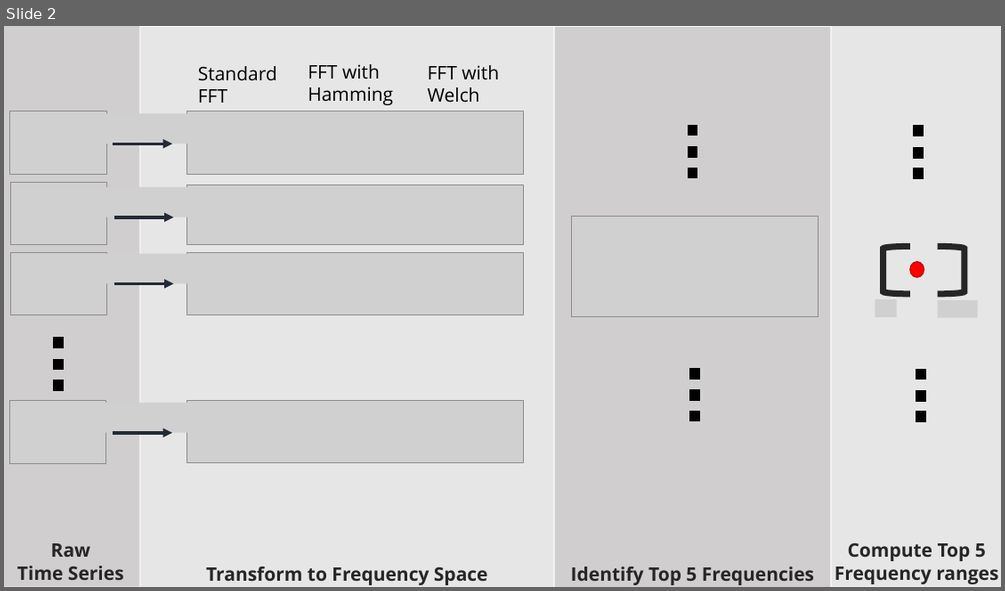
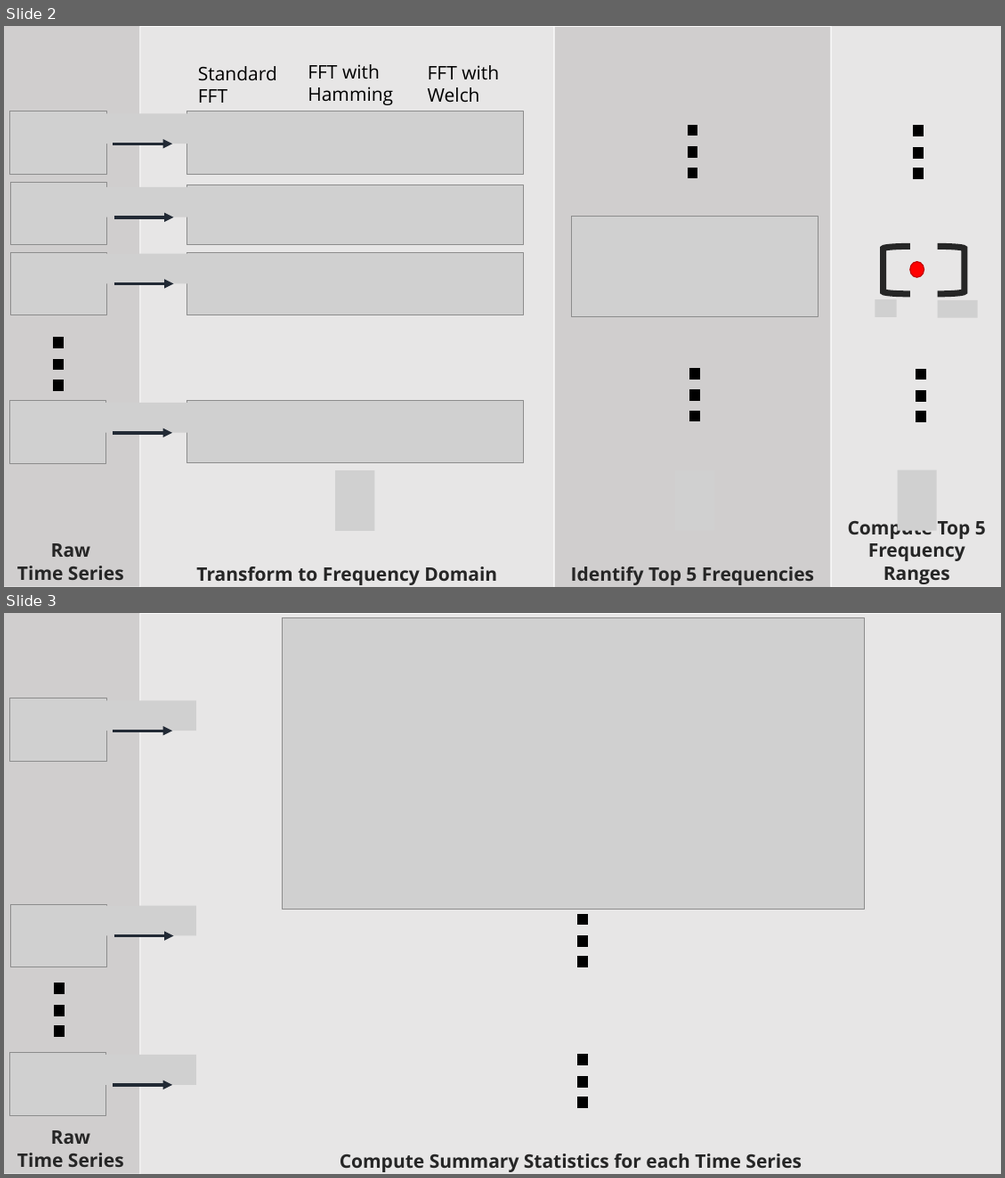
Before and after one commit to philippbeer/593_master_thesis, a slide deck: img/process.pptx. Shown one above the other, each under a label of ours: slide 2 before the commit, slides 2 and 3 after it. The pictures are 1005x591 and 1005x1178 pixels, drawn with LibreOffice and Linux fonts; fonts in the diff are those of the drawing; grey boxes stand for pictures. Boxes give left, top, right and bottom in pixels: in the first picture for what was removed or moved away, otherwise in the second. Text is boxed around its words. In the diff, an @@ line names an element or a change of style, - is before the commit and + after.

```diff
--- a/img/process.pptx
+++ b/img/process.pptx
@@ slide 3 added at (4,613,1001,1174), background #FFFFFF @@
@@ rectangle added at (4,613,140,1174), fill #D0CECE, 18 pt, text #262626, bold @@
+Raw
+Time Series
@@ rectangle added at (141,614,1001,1174), fill #E7E6E6, 18 pt, text #262626, bold @@
+Compute Summary Statistics for each Time Series
@@ picture added at (283,618,864,910) @@
@@ picture added at (10,698,107,761) @@
@@ picture added at (91,700,196,730) @@
@@ arrow added from (113, 731) to (172, 731), #222A35 3 pt @@
@@ picture added at (11,905,107,967) @@
@@ picture added at (91,906,196,935) @@
@@ rectangle added at (577,915,587,925), fill #000000, outline #000000 1 pt @@
@@ arrow added from (114, 936) to (174, 936), #222A35 3 pt @@
@@ rectangle added at (577,936,587,947), fill #000000, outline #000000 1 pt @@
@@ rectangle added at (577,957,587,967), fill #000000, outline #000000 1 pt @@
@@ rectangle added at (54,983,64,994), fill #000000, outline #000000 1 pt @@
@@ rectangle added at (54,1005,64,1016), fill #000000, outline #000000 1 pt @@
@@ rectangle added at (54,1026,64,1037), fill #000000, outline #000000 1 pt @@
@@ picture added at (10,1053,106,1116) @@
@@ picture added at (91,1054,196,1084) @@
@@ rectangle added at (577,1054,587,1064), fill #000000, outline #000000 1 pt @@
@@ arrow added from (113, 1085) to (172, 1085), #222A35 3 pt @@
@@ rectangle added at (577,1077,587,1087), fill #000000, outline #000000 1 pt @@
@@ rectangle added at (577,1097,587,1107), fill #000000, outline #000000 1 pt @@
@@ slide 2 changed as well @@
@@ picture added at (335,470,375,531) @@
@@ picture added at (898,470,938,531) @@
@@ text in rectangle at (868,543,965,584): text changed @@
-Frequency ranges
+Frequency Ranges
@@ text in rectangle at (196,566,497,585): text changed @@
-Transform to Frequency Space
+Transform to Frequency Domain
```
Also in this commit, not shown: 2 other slides added, 1 slide removed, 8 other files.
